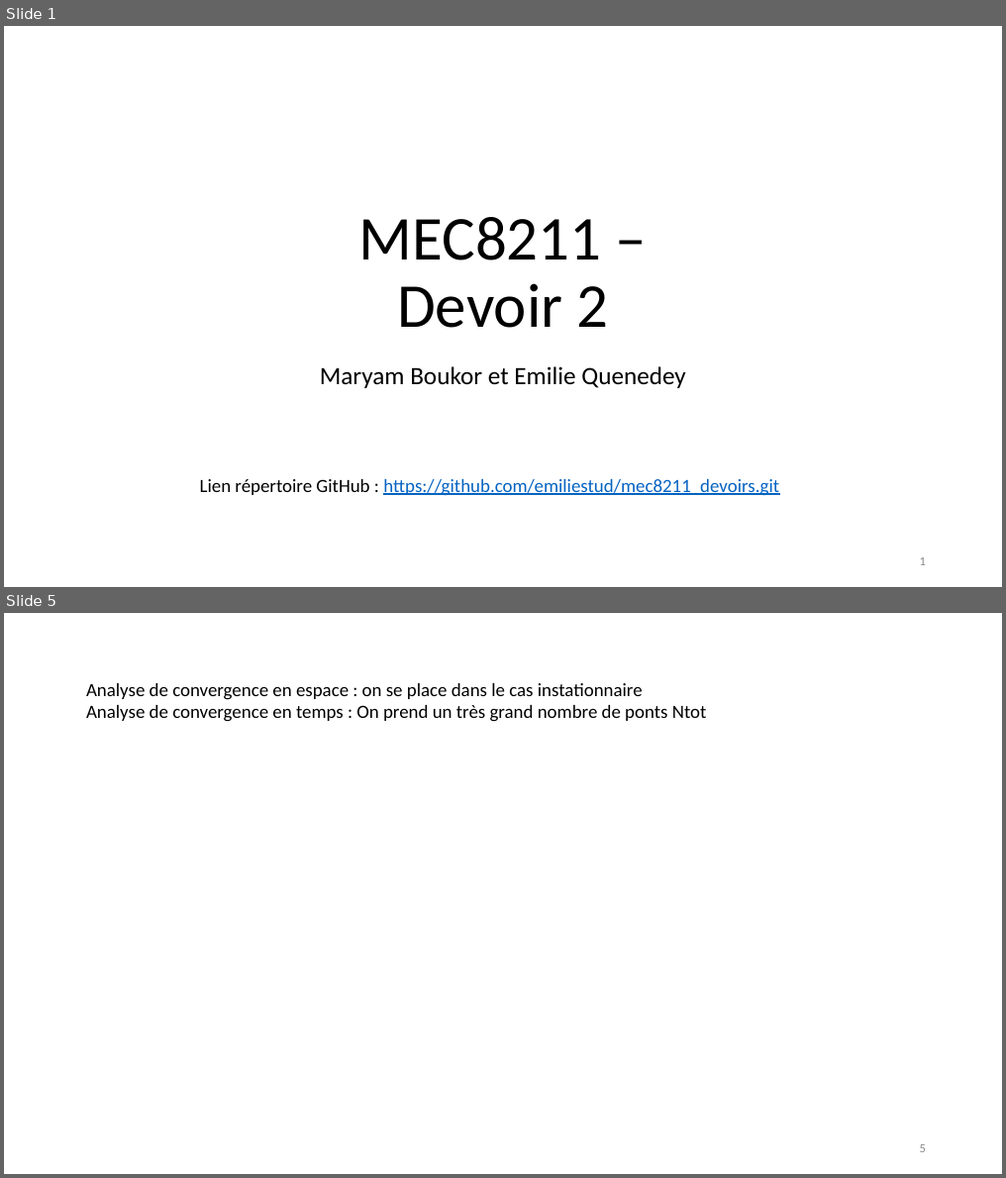
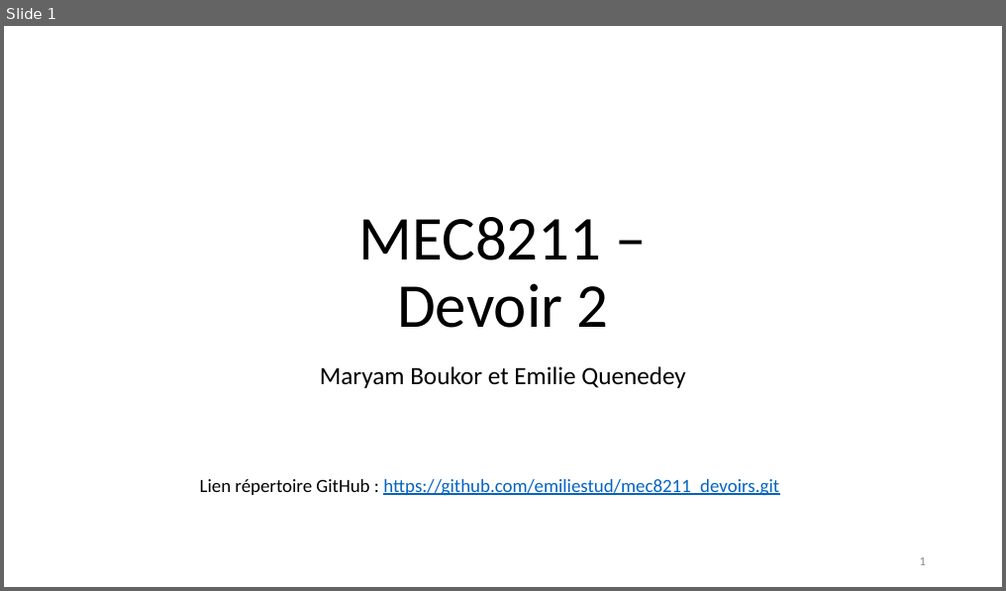
Before and after one commit to emiliestud/mec8211_devoirs, a slide deck: devoir2_presentation.pptx. Shown one above the other, each under a label of ours: slides 1 and 5 before the commit, slide 1 after it; the slides between them are not shown. The pictures are 1006x1178 and 1006x591 pixels, drawn with LibreOffice and Linux fonts; fonts in the diff are those of the drawing. Boxes give left, top, right and bottom in pixels: in the first picture for what was removed or moved away, otherwise in the second. Text is boxed around its words. In the diff, an @@ line names an element or a change of style, - is before the commit and + after.

```diff
--- a/devoir2_presentation.pptx
+++ b/devoir2_presentation.pptx
@@ slide 5 removed at (x1=4, y1=613, x2=1002, y2=1174), background #FFFFFF @@
@@ text removed at (x1=86, y1=683, x2=707, y2=722) @@
-Analyse de convergence en espace : on se place dans le cas instationnaire
-Analyse de convergence en temps : On prend un très grand nombre de ponts Ntot
@@ page number removed at (x1=920, y1=1145, x2=926, y2=1153) @@
-5
```
Also in this commit, not shown: 1 slide changed, 8 slides added, 2 other slides removed.
